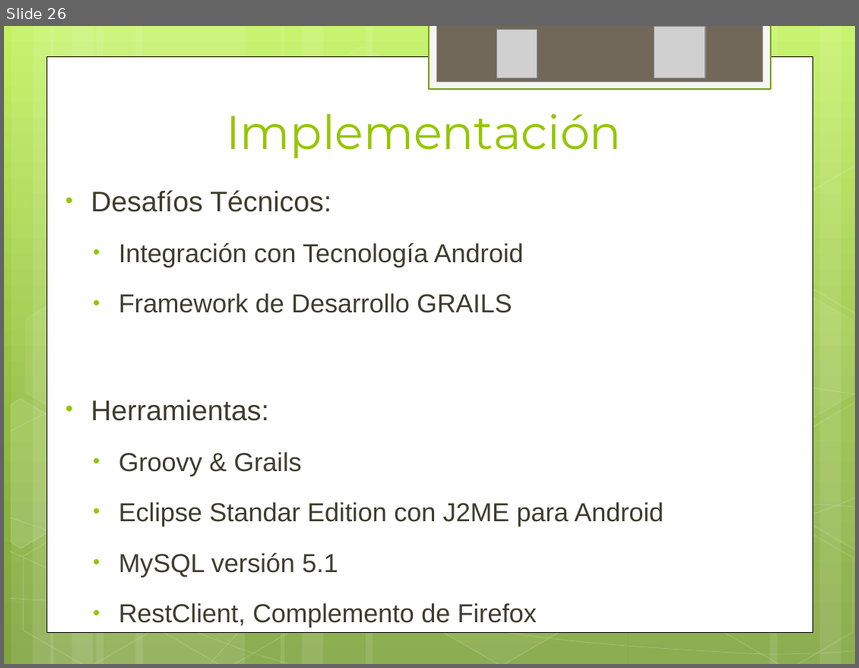
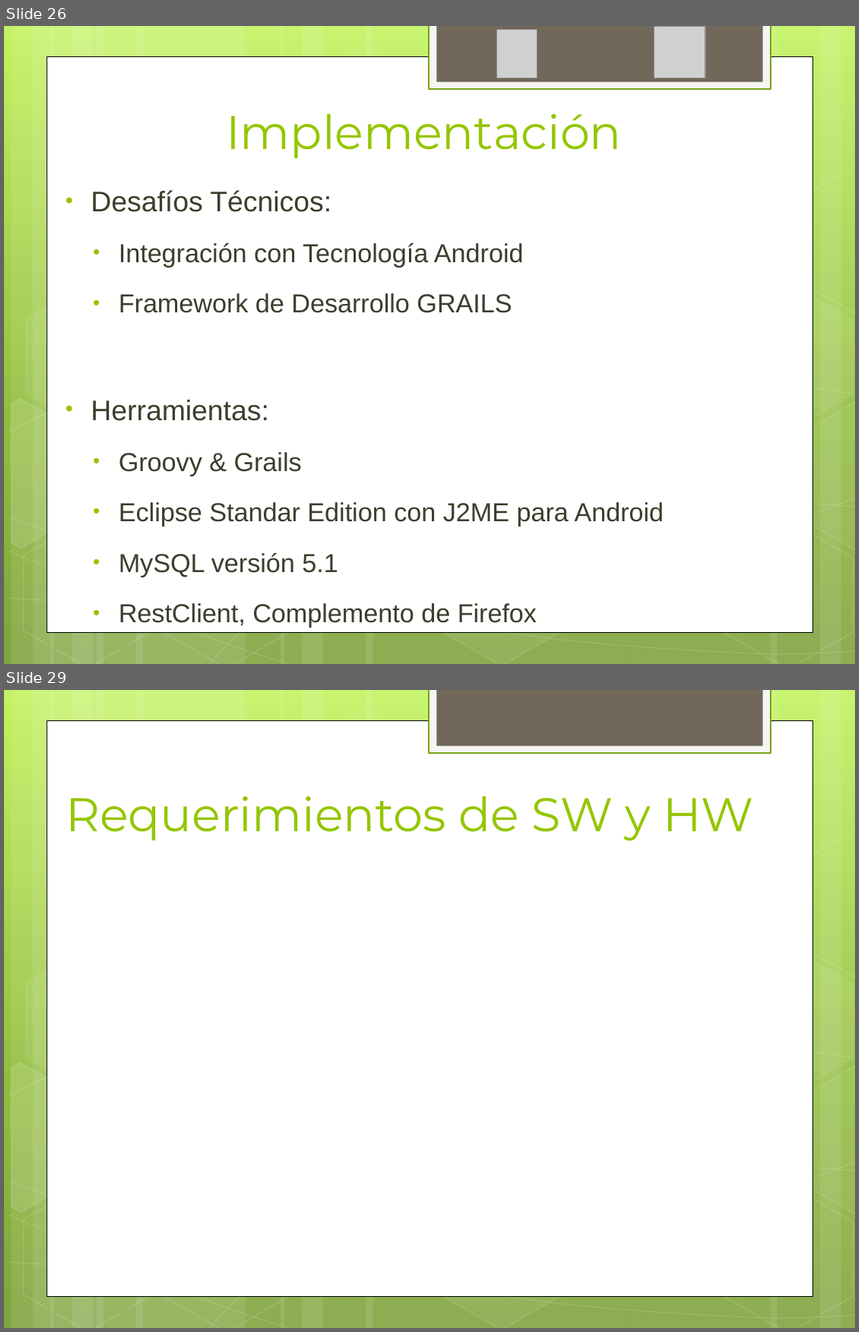
Before and after one commit to ptissera/habilitacion-profesional-2012-4k4, a slide deck: Documentacion/Proyecto/Presentacion Final/Exposicion Final.pptx. Shown one above the other, each under a label of ours: slide 26 before the commit, slides 26 and 29 after it; the slides between them are not shown. The pictures are 859x668 and 859x1332 pixels, drawn with LibreOffice and Linux fonts; fonts in the diff are those of the drawing; grey boxes stand for pictures. Boxes give left, top, right and bottom in pixels: in the first picture for what was removed or moved away, otherwise in the second. Text is boxed around its words. In the diff, an @@ line names an element or a change of style, - is before the commit and + after.

```diff
--- a/Documentacion/Proyecto/Presentacion Final/Exposicion Final.pptx
+++ b/Documentacion/Proyecto/Presentacion Final/Exposicion Final.pptx
@@ slide 29 added at [4, 690, 855, 1328], background gradient #C3F35F to #93BF3F to #81A53E; not listed: 31 template elements that a slide beside it also shows @@
@@ title added at [66, 796, 754, 841], 40 pt, text #94C600 @@
+Requerimientos de SW y HW
```
Also in this commit, not shown: 2 slides changed, 3 other slides added, 2 slides removed.
